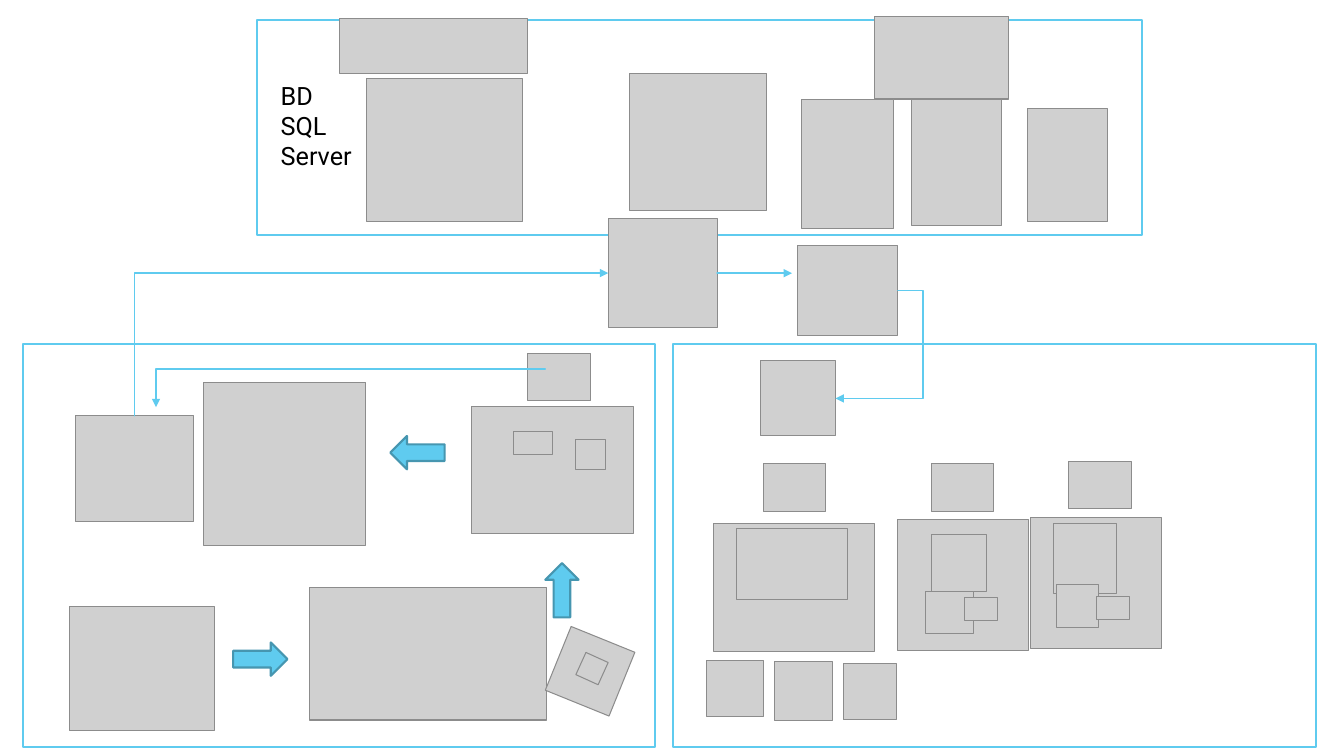
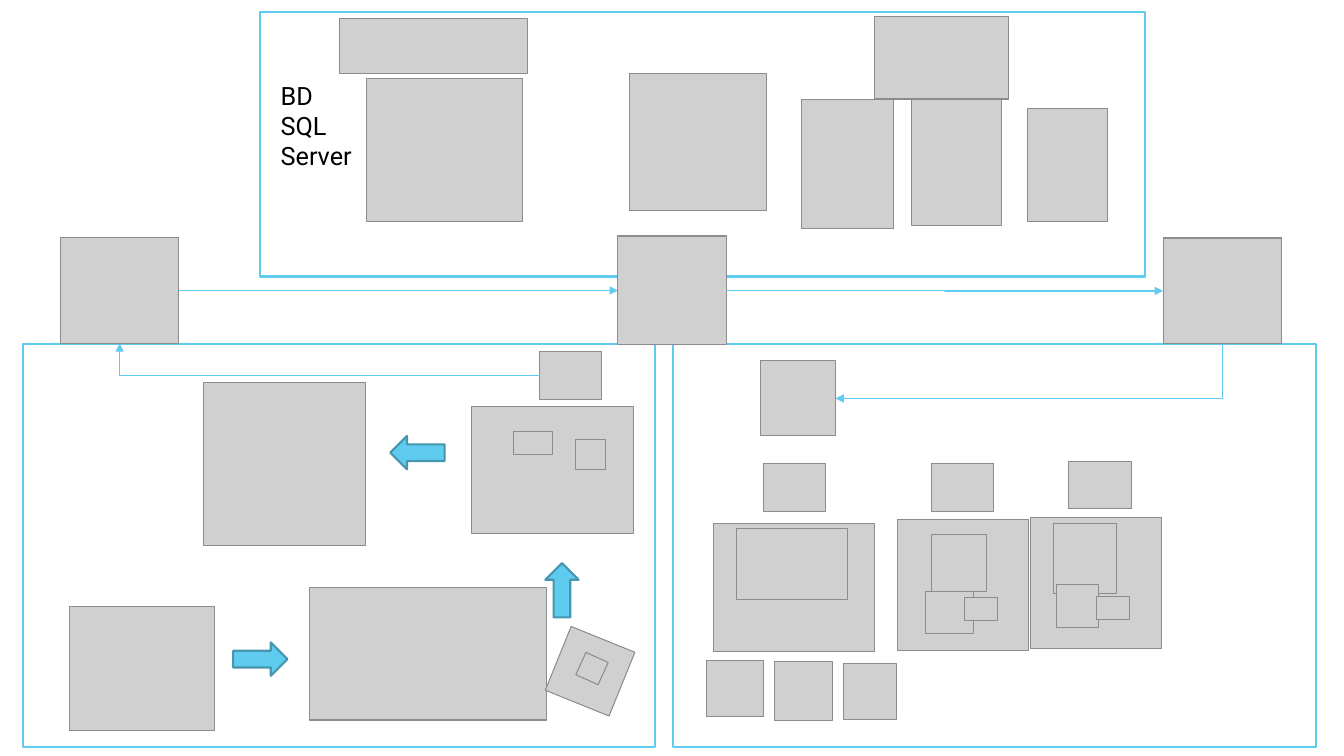
Before and after one commit to BandTec/coold, a slide deck: slide 5 of documentacao/Arquitetura-de-TI/HLD-LLD.pptx. Drawn at 1344x756 pixels with LibreOffice and Linux fonts; fonts in the diff are those of the drawing; grey boxes stand for pictures. Boxes give left, top, right and bottom in pixels: in the first picture for what was removed or moved away, otherwise in the second. Text is boxed around its words. In the diff, an @@ line names an element or a change of style, - is before the commit and + after.

Commit message:
Alteração no LLD

```diff
--- a/documentacao/Arquitetura-de-TI/HLD-LLD.pptx
+++ b/documentacao/Arquitetura-de-TI/HLD-LLD.pptx
@@ rectangle: place and size @@
-rectangle at (257,20,1142,236)
+rectangle at (260,12,1145,276)
@@ picture: place and size @@
-picture at (76,415,195,521)
+picture at (60,238,179,344)
@@ picture: place and size @@
-picture at (608,219,717,328)
+picture at (618,236,727,345)
@@ picture: place and size @@
-picture at (798,245,898,335)
+picture at (1164,238,1282,344)
@@ elbow arrow moved from (135, 415) - (608, 273) to (179, 290) - (618, 290) @@
@@ arrow removed from (717, 273) to (792, 273) @@
@@ elbow arrow added from (727, 290) to (1164, 291), #5FCBEF 1 pt @@
@@ elbow arrow moved from (545, 369) - (156, 407) to (539, 376) - (120, 344) @@
@@ picture: place and size @@
-picture at (528,353,591,401)
+picture at (539,352,602,400)
@@ elbow arrow moved from (898, 290) - (836, 398) to (1223, 344) - (836, 398) @@
```
